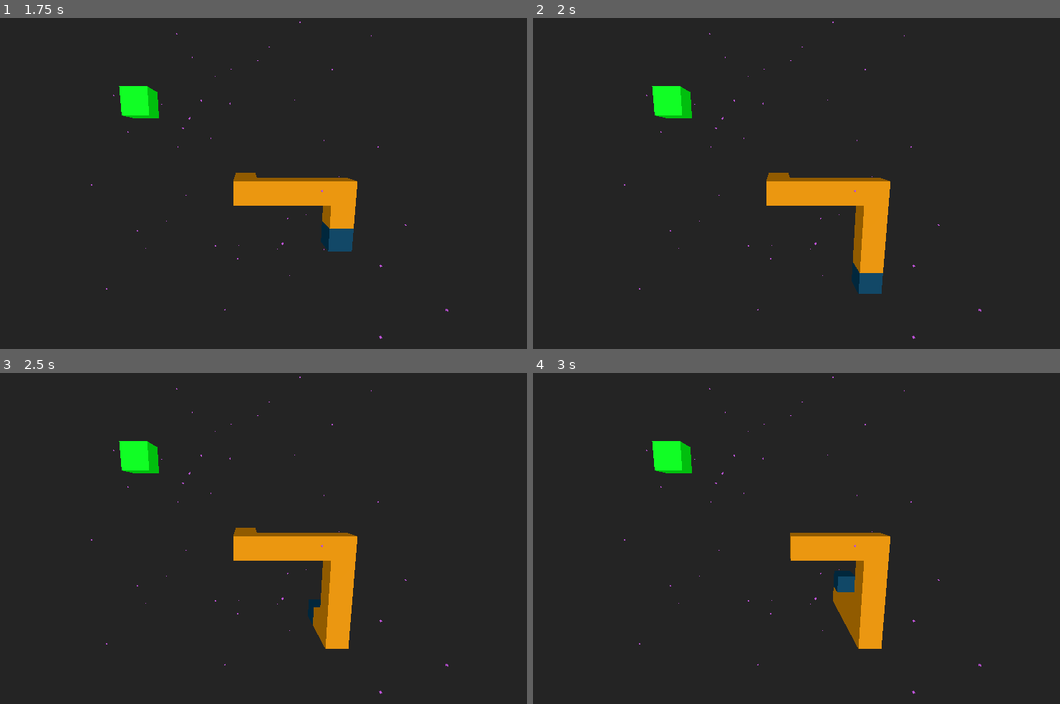
Above: before the commit, frames 1-4 (two rows, left to right).
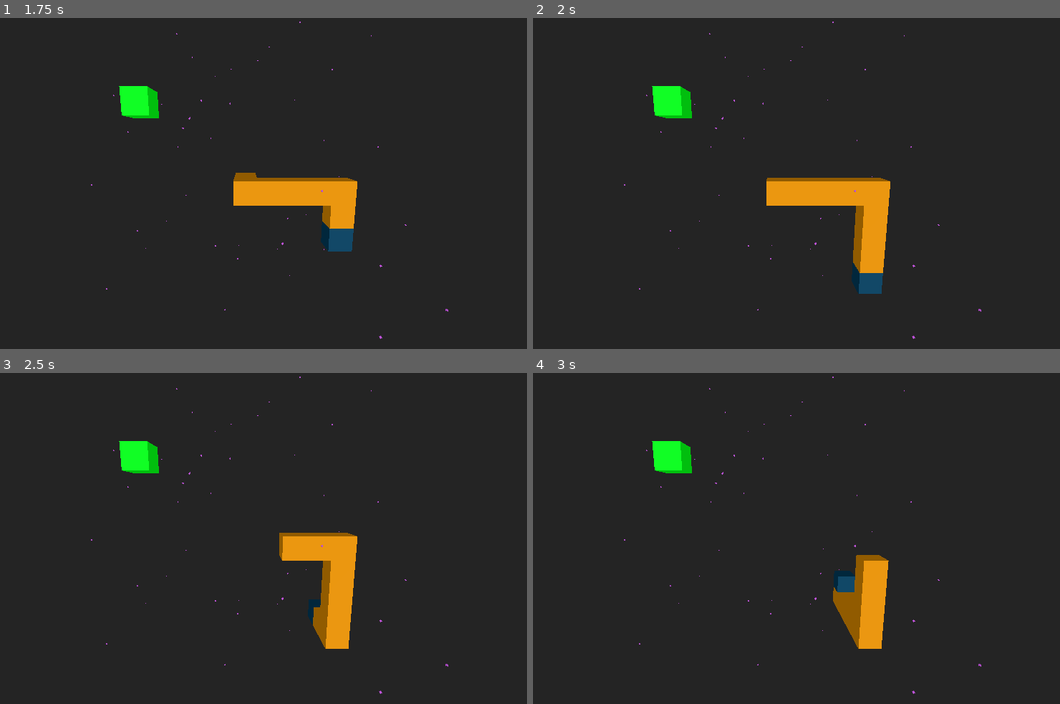
Above: after the commit, the same moments.

Repository: andrew-wilkes/3dsnake
Game: Godot game, scene res://Main.tscn
Two runs of this game, one before a commit and one after it. Both use one fixed random seed, a clock stepped at 60 frames per second and the inputs below.
Inputs:
- Up to frame 1 (1.75 s): tap Enter at 0.5 s; hold Right 0.53-1.28 s; hold Down from 1.28 s (still down)
- Up to frame 2 (2 s): keep holding Down
- Up to frame 3 (2.5 s): release Down at 2.03 s; hold Right from 2.03 s (still down)
- Up to frame 4 (3 s): release Right at 2.78 s; hold Up from 2.78 s (still down)

Frame 1 is identical in both runs. In frame 2, less than 0.1% of the frame differs, in the area x 44-49%, y 46-49%; in frame 3, 0.8%; in frame 4, 1.6%, in the area x 48-68%, y 48-57%.

Commit message:
Eliminate Global values

Diff:
--- a/Dust.gd
+++ b/Dust.gd
@@ -1,8 +1,11 @@
 extends Spatial
+
+const NUM_PARTICLES = 50
+const MAX_CLOUD_OFFSET = 16
 
 func _ready():
 	# Spawn a cloud of dust particles
-	for n in Globals.NUM_PARTICLES:
+	for n in NUM_PARTICLES:
 		$Cloud.add_child($Cloud/Box.duplicate())
 	# Randomly position them
 	for box in $Cloud.get_children():
@@ -11,7 +14,7 @@
 
 
 func get_rand_pos():
-	return rand_range(-Globals.MAX_CLOUD_OFFSET, Globals.MAX_CLOUD_OFFSET)
+	return rand_range(-MAX_CLOUD_OFFSET, MAX_CLOUD_OFFSET)
 
 
 func check_extents(base_pos: Vector3):
@@ -21,8 +24,8 @@
 
 
 func wrap_coor(n):
-	if n > Globals.MAX_CLOUD_OFFSET:
-		return n - 2 * Globals.MAX_CLOUD_OFFSET
-	if n < -Globals.MAX_CLOUD_OFFSET:
-		return n + 2 * Globals.MAX_CLOUD_OFFSET
+	if n > MAX_CLOUD_OFFSET:
+		return n - 2 * MAX_CLOUD_OFFSET
+	if n < -MAX_CLOUD_OFFSET:
+		return n + 2 * MAX_CLOUD_OFFSET
 	return n
--- a/Main.gd
+++ b/Main.gd
@@ -1,8 +1,11 @@
 extends Spatial
+
+const MAX_OFFSET = 8
 
 var speed = 10
 var cube_step = 2
 var d = 0
+var tail_segments_to_add = 8
 
 func _ready():
 	set_apple_position()
@@ -12,7 +15,7 @@
 	d += delta * speed
 	if d > cube_step:
 		d = 0
-		$Snake.move_ahead(cube_step)
+		tail_segments_to_add = $Snake.move_ahead(cube_step, tail_segments_to_add)
 		move_camera()
 		$Dust.check_extents($Tripod.translation)
 
@@ -22,18 +25,18 @@
 	var st = $Snake/Head.translation
 	var tt = $Tripod.translation
 	var offset = st - tt
-	if offset.x > Globals.MAX_OFFSET:
-		tt.x = st.x - Globals.MAX_OFFSET
-	if -offset.x > Globals.MAX_OFFSET:
-		tt.x = st.x + Globals.MAX_OFFSET
-	if offset.y > Globals.MAX_OFFSET:
-		tt.y = st.y - Globals.MAX_OFFSET
-	if -offset.y > Globals.MAX_OFFSET:
-		tt.y = st.y + Globals.MAX_OFFSET
-	if offset.z > Globals.MAX_OFFSET:
-		tt.z = st.z - Globals.MAX_OFFSET
-	if -offset.z > Globals.MAX_OFFSET:
-		tt.z = st.z + Globals.MAX_OFFSET
+	if offset.x > MAX_OFFSET:
+		tt.x = st.x - MAX_OFFSET
+	if -offset.x > MAX_OFFSET:
+		tt.x = st.x + MAX_OFFSET
+	if offset.y > MAX_OFFSET:
+		tt.y = st.y - MAX_OFFSET
+	if -offset.y > MAX_OFFSET:
+		tt.y = st.y + MAX_OFFSET
+	if offset.z > MAX_OFFSET:
+		tt.z = st.z - MAX_OFFSET
+	if -offset.z > MAX_OFFSET:
+		tt.z = st.z + MAX_OFFSET
 	$Tripod.translation = tt
 
 
@@ -60,5 +63,5 @@
 
 
 func _on_Apple_ate_apple():
-	Globals.add_to_tail = 1
+	tail_segments_to_add = 1
 	set_apple_position()
--- a/Snake.gd
+++ b/Snake.gd
@@ -102,7 +102,7 @@
 # The way to move is to move the head and set the last tail node to the last position of the head
 # Then position the the tail node as the first child node of the tail.
 # Now the last tail node becomes the end of the tail.
-func move_ahead(step: int):
+func move_ahead(step: int, tail_segments_to_add: int) -> int:
 	var old_head_pos = $Head.translation
 	var end_pos = $Head.translation
 	$Head.translate(displacement * step)
@@ -113,12 +113,14 @@
 		$Tail.move_child(tail_piece, 0)
 		tail_piece.translation = old_head_pos
 
-	if Globals.add_to_tail > 0:
-		Globals.add_to_tail -= 1
+	if tail_segments_to_add > 0:
+		tail_segments_to_add -= 1
 		var tpi = tail_piece_scene.instance()
 		tpi.connect("area_entered", self, "hit_tail")
 		tpi.translation = end_pos
 		$Tail.add_child(tpi)
+
+	return tail_segments_to_add
 
 
 func hit_tail(_area):
--- a/globals.gd
+++ /dev/null
@@ -1,7 +0,0 @@
-extends Node
-
-const MAX_OFFSET = 8
-const MAX_CLOUD_OFFSET = MAX_OFFSET * 2
-const NUM_PARTICLES = 50
-
-var add_to_tail = 12
--- a/project.godot
+++ b/project.godot
@@ -19,10 +19,6 @@
 run/main_scene="res://Main.tscn"
 config/icon="res://icon.png"
 
-[autoload]
-
-Globals="*res://globals.gd"
-
 [rendering]
 
 environment/default_clear_color=Color( 0.145098, 0.145098, 0.145098, 1 )
